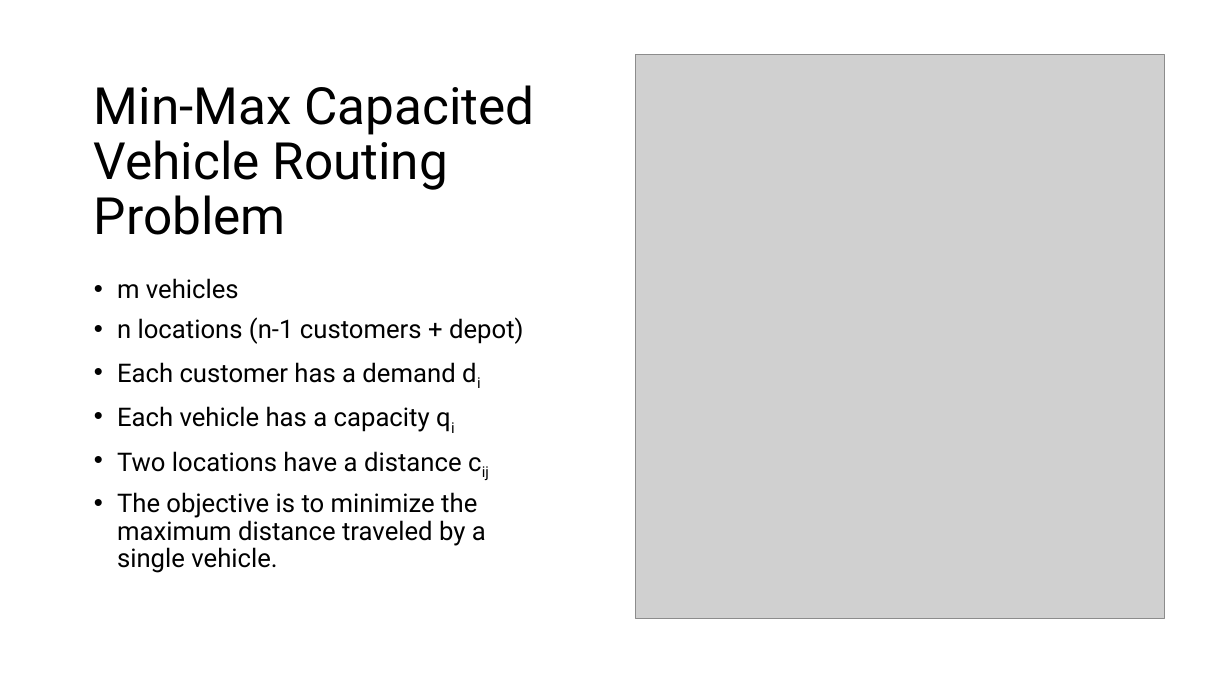
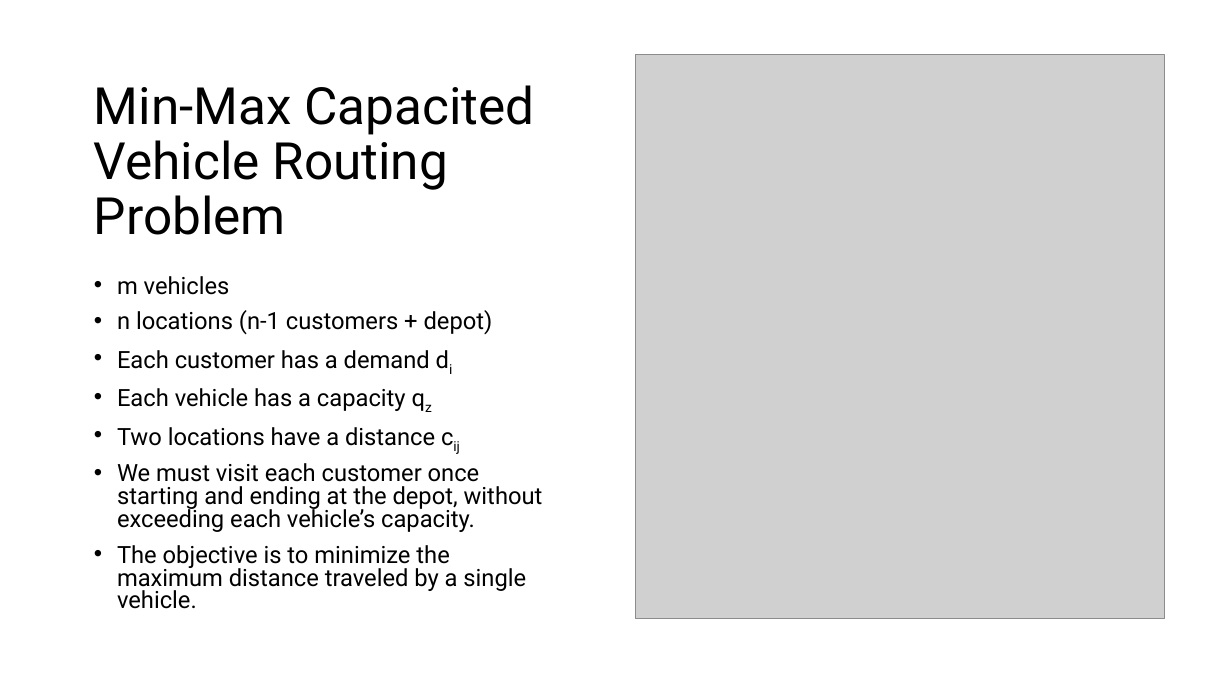
Before and after one commit to FabioGiordana/DIDP-On-Routing-Problems, a slide deck: slide 1 of mmcvrp/MM-CVRP.pptx. Drawn at 1232x693 pixels with LibreOffice and Linux fonts; fonts in the diff are those of the drawing; grey boxes stand for pictures. Boxes give left, top, right and bottom in pixels: in the first picture for what was removed or moved away, otherwise in the second. Text is boxed around its words. In the diff, an @@ line names an element or a change of style, - is before the commit and + after.

```diff
--- a/mmcvrp/MM-CVRP.pptx
+++ b/mmcvrp/MM-CVRP.pptx
@@ text at <box>117,276,526,609</box>: size 20 to 18.5 pt in "m vehicles", "n locations (n-1 customers + depot)", "Each customer has a demand di", "Two locations have a distance cij" and 1 more places; line spacing 0.9 to 0.8 @@
@@ text at <box>117,388,406,411</box>: text changed; size 20 to 18.5 pt @@
-• Each vehicle has a capacity qi
+• Each vehicle has a capacity qz
@@ text at <box>117,463,543,532</box>: paragraph added @@
+• We must visit each customer once starting and ending at the depot, without exceeding each vehicle’s capacity.
```
Also in this commit, not shown: 2 other slides changed, 6 other files.
